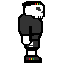
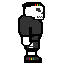
Layer changes from the first (64, 64) image to the second:
showed "standFrame2", painted on it over [18, 2, 45, 52]
hid "standFrame1", painted on it over [18, 1, 45, 52]
